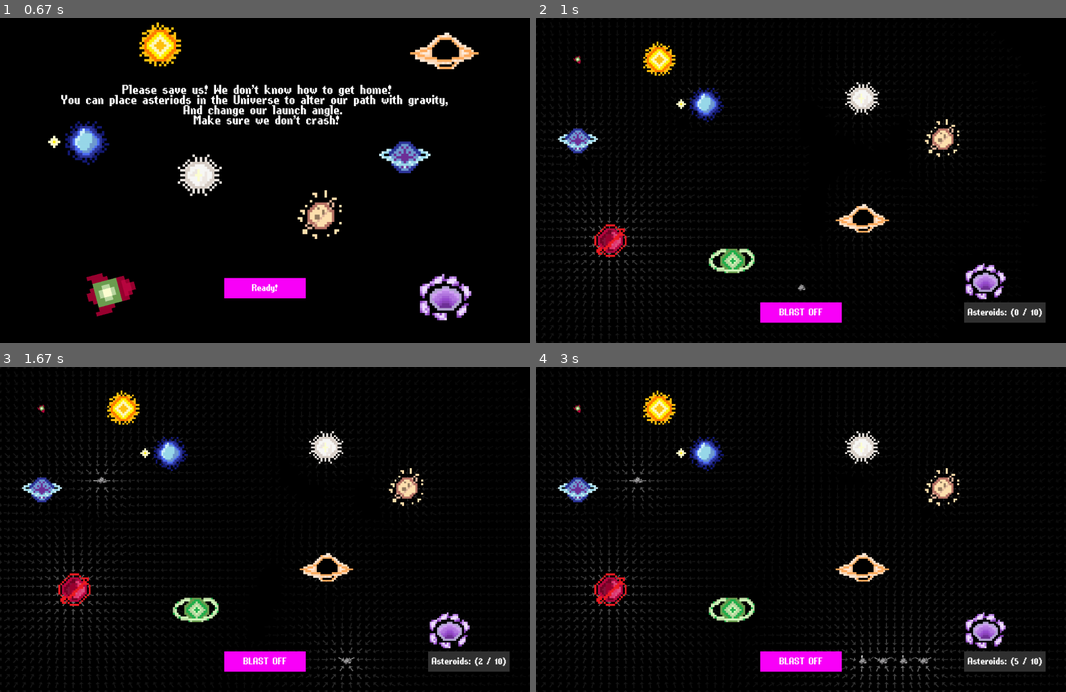
Above: before the commit, frames 1-4 (two rows, left to right).
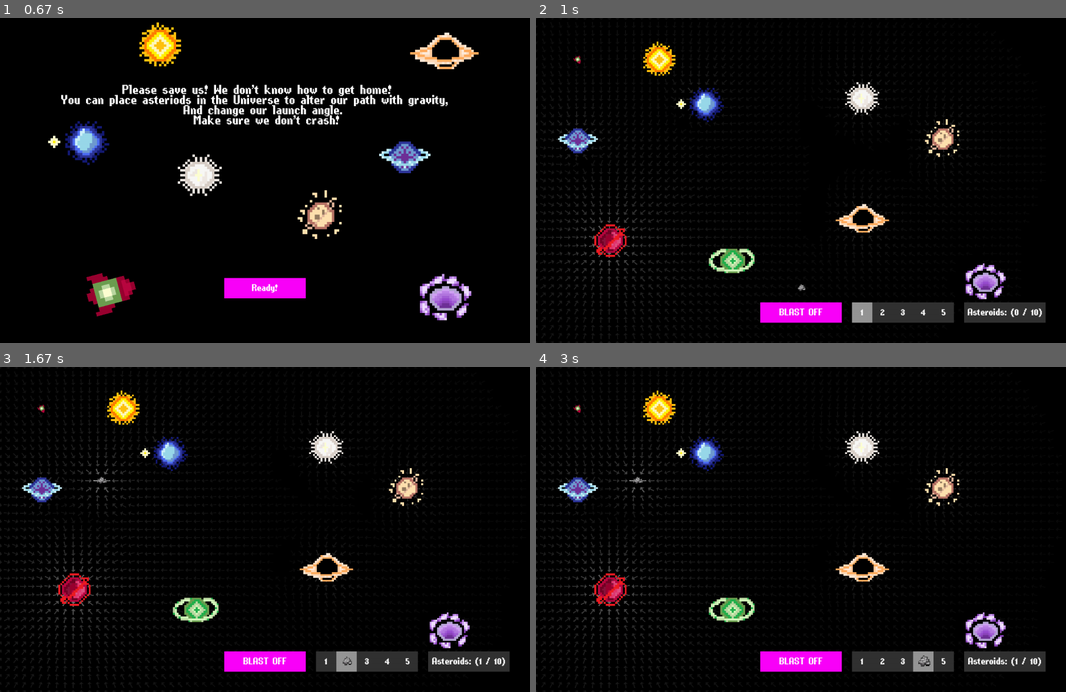
Above: after the commit, the same moments.

Repository: maxim739/Hackathon26
Game: pygame game, started from main.py
The game is run twice, just before and just after one commit, with the same random seed, the same clock (stepped at 60 frames per second) and the same inputs.
Inputs (mouse positions are in pixels of both pictures, inside the frame that each line leads up to):
- Up to frame 1 (0.67 s): click "Start !" at 0.38 s
- Up to frame 2 (1 s): click "Ready!" at 0.72 s
- Up to frame 3 (1.67 s): click (100, 480) at 1.05 s; click (344, 662) at 1.38 s, where only the run after the commit has a clickable "2"
- Up to frame 4 (3 s): click (859, 662) at 1.72 s, where only the run after the commit has a clickable "1"; click (901, 662) at 2.05 s, where only the run after the commit has a clickable "3"; click (1002, 653) at 2.38 s; click (922, 662) at 2.72 s, where only the run after the commit has a clickable "4"

Frame 1 is identical in both runs. In frame 2, 1.2% of the frame differs, in the area x 59-79%, y 87-94%; in frame 3, 1.4%; in frame 4, 1.8%, in the area x 4-96%, y 26-100%.

Commit message:
got multiple asteriod masses

Diff:
--- a/main.py
+++ b/main.py
@@ -24,6 +24,13 @@
 gameStopped = False
 astromouse = True
 can_place = False
+
+astroMass = 5.972e30
+mass_1 = 5.972e30
+mass_2 = 6.972e30
+mass_3 = 7.972e30
+mass_4 = 8.972e30
+mass_5 = 9.972e30
 
 screen_res = (constants.width, constants.height)
 pygame.display.set_caption("Rocket Man!")
@@ -52,6 +59,19 @@
         break
 
 initial_bodies_count = len(planets.game_bodies)
+asteroid_button_rect = pygame.Rect(1050, 700, 200, 50)
+mass_button_rects = [pygame.Rect(x, 700, 50, 50) for x in (775, 825, 875, 925, 975)]
+start_button_rect = pygame.Rect(550, 700, 200, 50)
+
+def click_is_on_ui(click_pos):
+    if asteroid_button_rect.collidepoint(click_pos):
+        return True
+    for rect in mass_button_rects:
+        if rect.collidepoint(click_pos):
+            return True
+    if not bodies.game_start and start_button_rect.collidepoint(click_pos):
+        return True
+    return False
 
 def start_game():
     bodies.game_start = True
@@ -100,7 +120,9 @@
     events = pygame.event.get()
     mouse_pos = pygame.mouse.get_pos()
 
-    asteriod = Static_body(mouse_pos[0], mouse_pos[1], 5.972e30, 12, (200, 150, 255), planets.astro_img)
+    astro_scale = pygame.transform.scale(planets.astro_img, (45*(astroMass/mass_1), 45*(astroMass/mass_1)))
+
+    asteriod = Static_body(mouse_pos[0], mouse_pos[1], astroMass, 12*(astroMass/mass_1), (200, 150, 255), astro_scale)
 
     for event in events:
         # Check events list for any state specific logic
@@ -130,6 +152,21 @@
                     if new_but.x < mouse_pos[0] < new_but.x + new_but.width and new_but.y < mouse_pos[1] < new_but.y + new_but.height:
                         break
 
+                    if mass_but1.x < mouse_pos[0] < mass_but1.x + mass_but1.width and mass_but1.y < mouse_pos[1] < mass_but1.y + mass_but1.height:
+                        break
+
+                    if mass_but2.x < mouse_pos[0] < mass_but2.x + mass_but2.width and mass_but2.y < mouse_pos[1] < mass_but2.y + mass_but2.height:
+                        break
+
+                    if mass_but3.x < mouse_pos[0] < mass_but3.x + mass_but3.width and mass_but3.y < mouse_pos[1] < mass_but3.y + mass_but3.height:
+                        break
+
+                    if mass_but4.x < mouse_pos[0] < mass_but4.x + mass_but4.width and mass_but4.y < mouse_pos[1] < mass_but4.y + mass_but4.height:
+                        break
+
+                    if mass_but5.x < mouse_pos[0] < mass_but5.x + mass_but5.width and mass_but5.y < mouse_pos[1] < mass_but5.y + mass_but5.height:
+                        break
+
                     if can_place:
                         for body in planets.game_bodies:
                             body_screen_x = int(body.x * constants.scale + constants.width // 2)
@@ -145,6 +182,27 @@
 
     # You could do an async physics sim or whatever here
     screen.fill((0, 0, 0))  # Clear screen
+
+    mass_text1 = f"1"
+    mass_but1 = Button(mass_text1, 775, 700, 50, 50, (50, 50, 50), (150, 150, 150))
+
+
+    mass_text2 = f"2"
+    mass_but2 = Button(mass_text2, 825, 700, 50, 50, (50, 50, 50), (150, 150, 150))
+
+
+    mass_text3 = f"3"
+    mass_but3 = Button(mass_text3, 875, 700, 50, 50, (50, 50, 50), (150, 150, 150))
+
+
+    mass_text4 = f"4"
+    mass_but4 = Button(mass_text4, 925, 700, 50, 50, (50, 50, 50), (150, 150, 150))
+
+
+    mass_text5 = f"5"
+    mass_but5 = Button(mass_text5, 975, 700, 50, 50, (50, 50, 50), (150, 150, 150))
+
+
 
     if current_state == constants.STATE_LANDING:
         drawStartWindow(screen) # Includes the "Start" button
@@ -156,6 +214,12 @@
         new_but = Button(button_text, 1050, 700, 200, 50, (50, 50, 50), (150, 150, 150))
         new_but.draw(screen)
 
+        mass_but1.draw(screen, selected=(astroMass == mass_1))
+        mass_but2.draw(screen, selected=(astroMass == mass_2))
+        mass_but3.draw(screen, selected=(astroMass == mass_3))
+        mass_but4.draw(screen, selected=(astroMass == mass_4))
+        mass_but5.draw(screen, selected=(astroMass == mass_5))
+
         if not bodies.game_start:
             start_but = Button("BLAST OFF", 550, 700, 200, 50, constants.startButton, (129, 0, 209))
             start_but.draw(screen)
@@ -165,6 +229,21 @@
 
         if event.type == pygame.MOUSEBUTTONDOWN and new_but.x < mouse_pos[0] < new_but.x + new_but.width and new_but.y < mouse_pos[1] < new_but.y + new_but.height:
             astromouse = True
+
+        if event.type == pygame.MOUSEBUTTONDOWN and mass_but1.x < mouse_pos[0] < mass_but1.x + mass_but1.width and mass_but1.y < mouse_pos[1] < mass_but1.y + mass_but1.height:
+            astroMass = mass_1
+
+        if event.type == pygame.MOUSEBUTTONDOWN and mass_but2.x < mouse_pos[0] < mass_but2.x + mass_but2.width and mass_but2.y < mouse_pos[1] < mass_but2.y + mass_but2.height:
+            astroMass = mass_2
+
+        if event.type == pygame.MOUSEBUTTONDOWN and mass_but3.x < mouse_pos[0] < mass_but3.x + mass_but3.width and mass_but3.y < mouse_pos[1] < mass_but3.y + mass_but3.height:
+            astroMass = mass_3
+
+        if event.type == pygame.MOUSEBUTTONDOWN and mass_but4.x < mouse_pos[0] < mass_but4.x + mass_but4.width and mass_but4.y < mouse_pos[1] < mass_but4.y + mass_but4.height:
+            astroMass = mass_4
+
+        if event.type == pygame.MOUSEBUTTONDOWN and mass_but5.x < mouse_pos[0] < mass_but5.x + mass_but5.width and mass_but5.y < mouse_pos[1] < mass_but5.y + mass_but5.height:
+            astroMass = mass_5
 
         if astromouse:
             asteriod.draw(screen, constants.width, constants.height)
